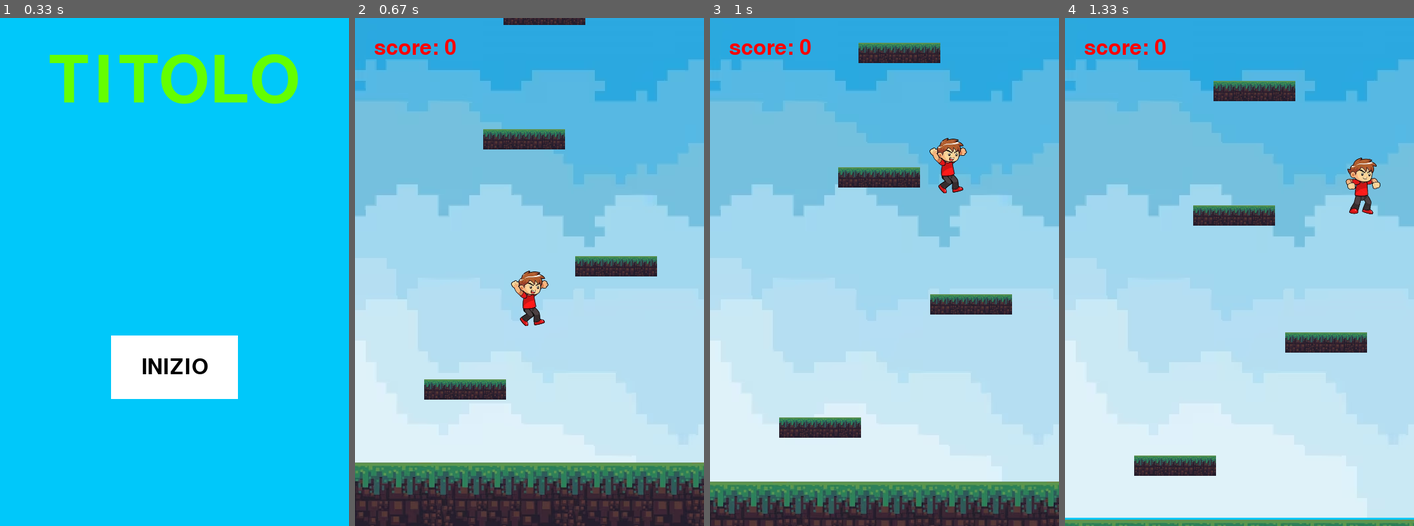
Above: before the commit, frames 1-4 (left to right).
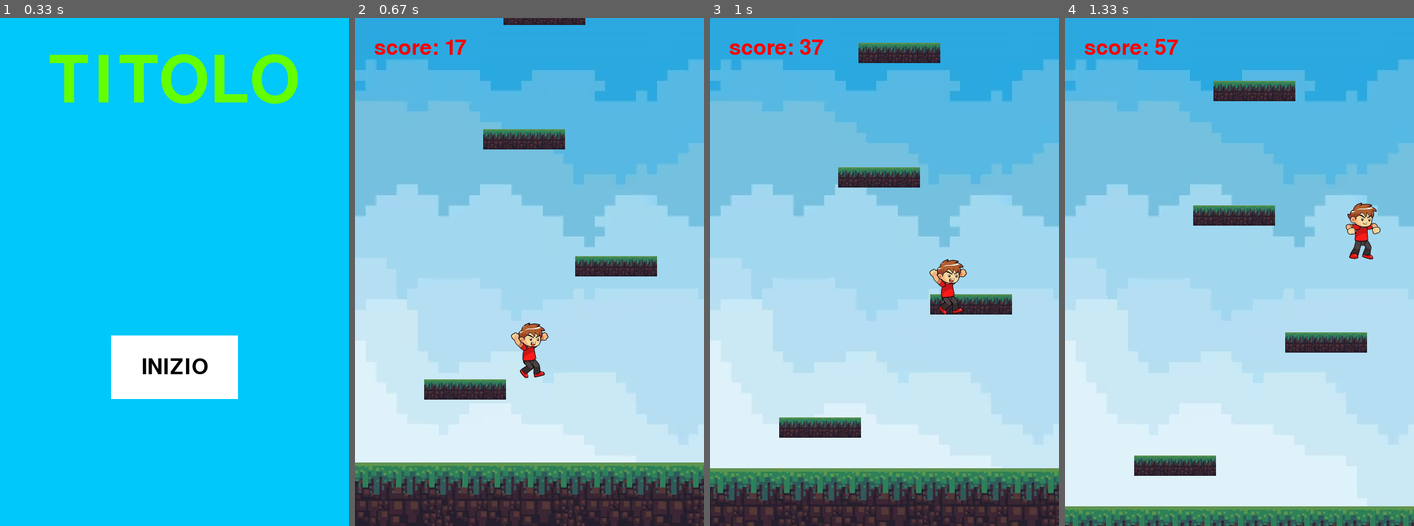
Above: after the commit, the same moments.

Repository: AleBrambilla/pygame-Brambilla-Mariani
Game: pygame game, started from main.py
Same seed, same stepped clock (60 frames per second), same inputs: the game is played once before the commit and once after it.
Inputs (mouse positions are in pixels of both pictures, inside the frame that each line leads up to):
- Up to frame 1 (0.33 s): no input
- Up to frame 2 (0.67 s): click "INIZIO" at 0.38 s
- Up to frame 3 (1 s): hold Right from 0.67 s (still down); move the mouse to (870, 292) at 0.7 s
- Up to frame 4 (1.33 s): release Right at 1.13 s; hold Right from 1.17 s (still down)

Frame 1 is identical in both runs. In frame 2, 1.3% of the frame differs, in the area x 25-56%, y 4-71%; in frame 3, 8.6%, in the area x 0-100%, y 4-100%; in frame 4, 5.0%.

Commit message:
debug punteggio

Diff:
--- a/main.py
+++ b/main.py
@@ -78,7 +78,7 @@
 pygame.display.set_caption('Home')
 
 clock = pygame.time.Clock()
-fps = 50
+fps = 60
 
 
 global Game_Over, inizio
@@ -114,7 +114,7 @@
             piattaforme.add(Piattaforma(piattaforme.sprites()[-1].rect.y + randint(-200, -150)))
 
         piattaforme.draw(screen)
-        player.update(salta)
+        player.update(salta, piattaforme)
         player.draw(screen)
 
 
--- a/piattaforme.py
+++ b/piattaforme.py
@@ -21,18 +21,13 @@
                 self.kill()
 
 def corrente(piattaforme, player):
-    ris=0
     for i,piattaforma in enumerate(piattaforme.sprites()):
                 if not piattaforma.corrente:
                     if piattaforma.rect.colliderect(player.sprite.rect):
                         piattaforme.sprites()[i].corrente=True
                         #print(piattaforma.corrente)
-                        ris+=1
                         for j in range(len(piattaforme.sprites()[:i-1:])):
                             piattaforme.sprites()[j].corrente=False
-                print(piattaforma.corrente)
-
-    return ris
 
 def bool_scorrere(piattaforme, player):
     scorri=True
--- a/player.py
+++ b/player.py
@@ -18,9 +18,14 @@
 
         self.inizio=True
 
-    def salto(self, salta):
-        if self.rect.bottom >= 700 or salta:
-            self.gravity = -22
+    def salto(self, salta, piattaforme):
+        if self.rect.bottom >= 700:
+            for piattaforma in piattaforme.sprites():
+                if piattaforma.corrente and self.rect.bottom>piattaforma.rect.top:
+                    self.gravity = -20
+
+        if salta:
+            self.gravity=-20
 
     def apply_gravity(self):
         self.gravity += 1
@@ -46,10 +51,10 @@
         else:
             self.image=salto_alto
 
-    def update(self, salta):
+    def update(self, salta, piattaforme):
         # if self.rect.colliderect(Piattaforma()) or self.inizio:
-        if salta and self.gravity>0:
-            self.salto(salta)
+        if salta and self.gravity>5:
+            self.salto(salta, piattaforme)
         # if self.rect.colliderect(Piattaforma()):
         #     self.inizio=False
 
--- a/punteggio.py
+++ b/punteggio.py
@@ -1,6 +1,6 @@
 import pygame
 from pygame.locals import *
-from piattaforme import corrente
+from piattaforme import bool_scorrere
 
 class Punteggio:
     def __init__(self):
@@ -8,8 +8,9 @@
         self.ammontare=0
         self.text=self.font.render(f'score: {self.ammontare}', True, (255,0,0))
 
-    def update(self,  piattaforme, player):
-        self.ammontare+=corrente(piattaforme, player)
+    def update(self, piattaforme, player):
+        if bool_scorrere(piattaforme, player):
+            self.ammontare+=1
 
     def draw(self, screen):
         self.text=self.font.render(f'score: {self.ammontare}', True, (255,0,0))
